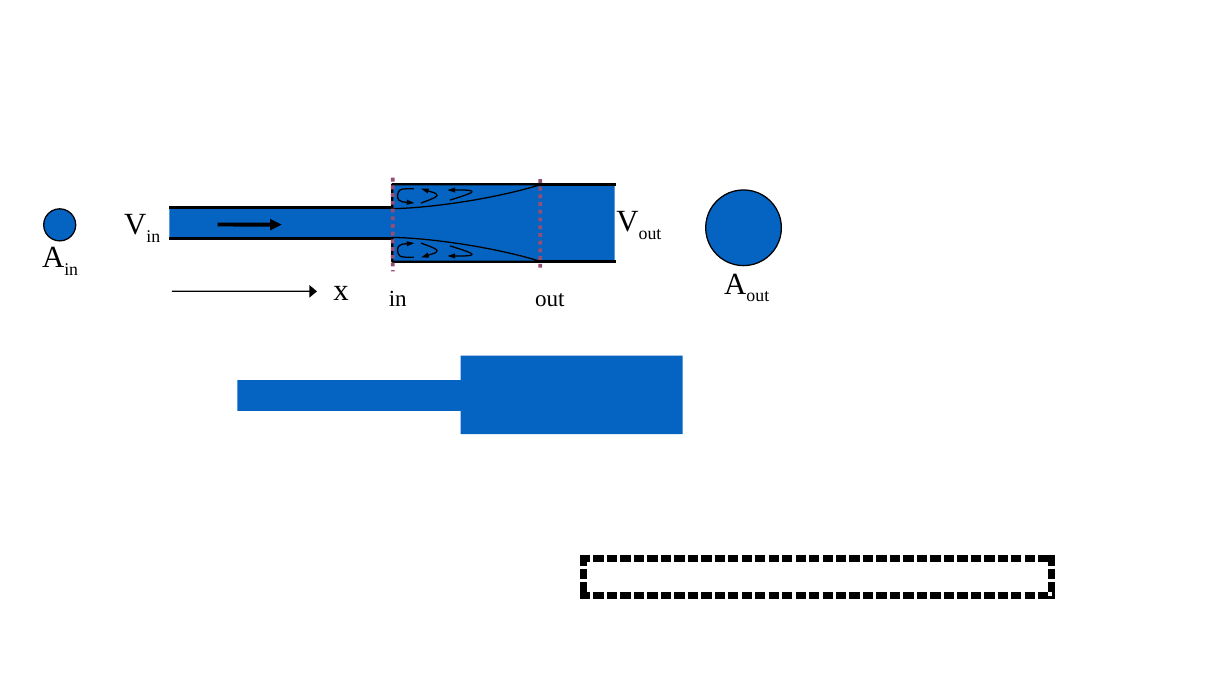
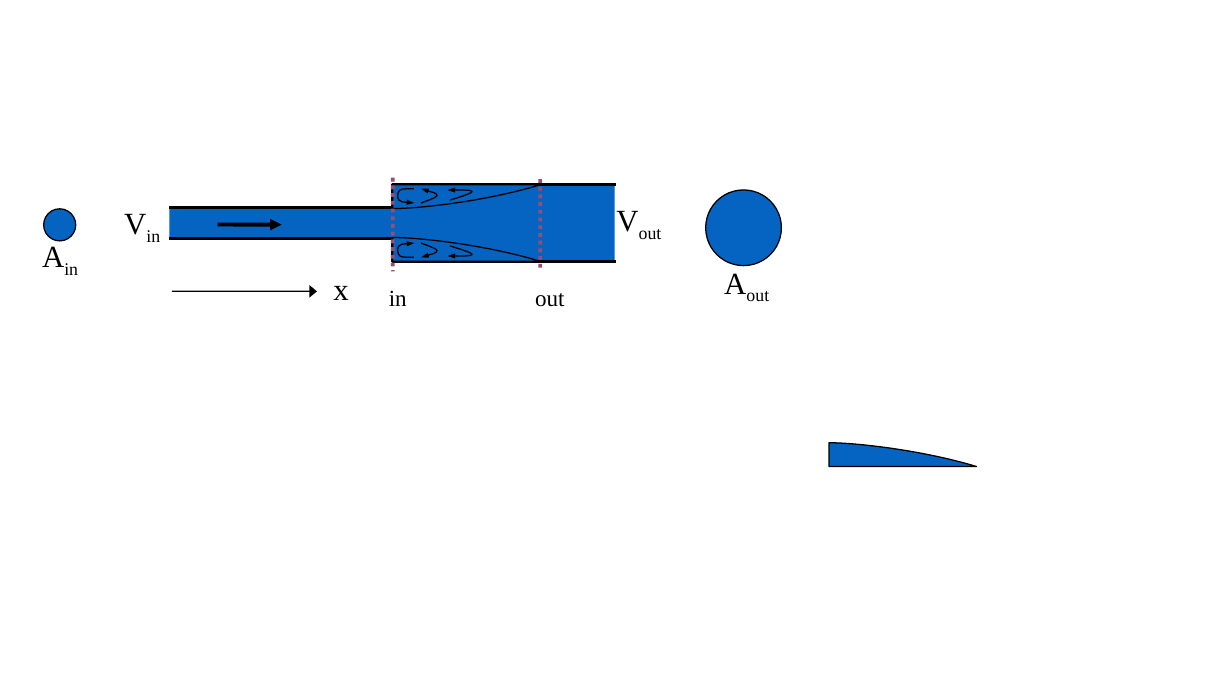
Before and after one commit to CEE-4540/python-tutorial-juandirection, a slide deck: slide 2 of AguaClara Water Treatment Plant Design/Summary Sheets/Diagrams.pptx. Drawn at 1232x693 pixels with LibreOffice and Linux fonts; fonts in the diff are those of the drawing. Boxes give left, top, right and bottom in pixels: in the first picture for what was removed or moved away, otherwise in the second. Text is boxed around its words. In the diff, an @@ line names an element or a change of style, - is before the commit and + after.

```diff
--- a/AguaClara Water Treatment Plant Design/Summary Sheets/Diagrams.pptx
+++ b/AguaClara Water Treatment Plant Design/Summary Sheets/Diagrams.pptx
@@ freeform shape removed at (238,356,683,434) @@
@@ freeform shape added at (829,443,977,467), fill #0563C1, outline #000000 1 pt @@
@@ table removed at (583,559,1052,596), 1 rows, 1 columns @@
-
```
Also in this commit, not shown: 2 other slides changed, 2 slides added, 4 other files.
